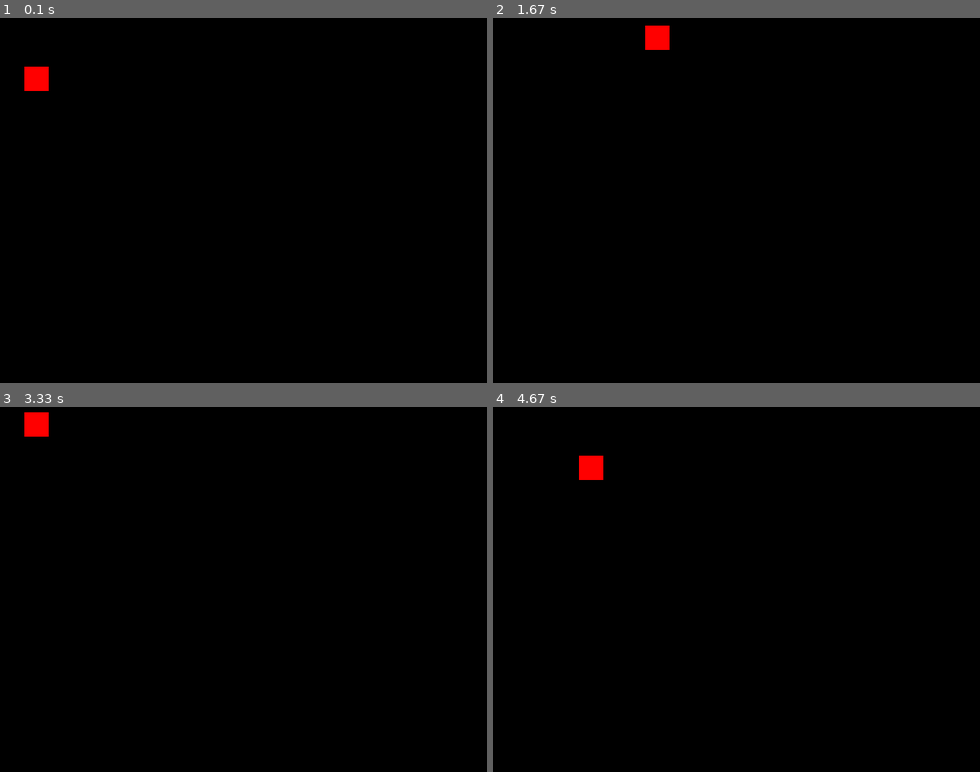
Above: before the commit, frames 1-4 (two rows, left to right).
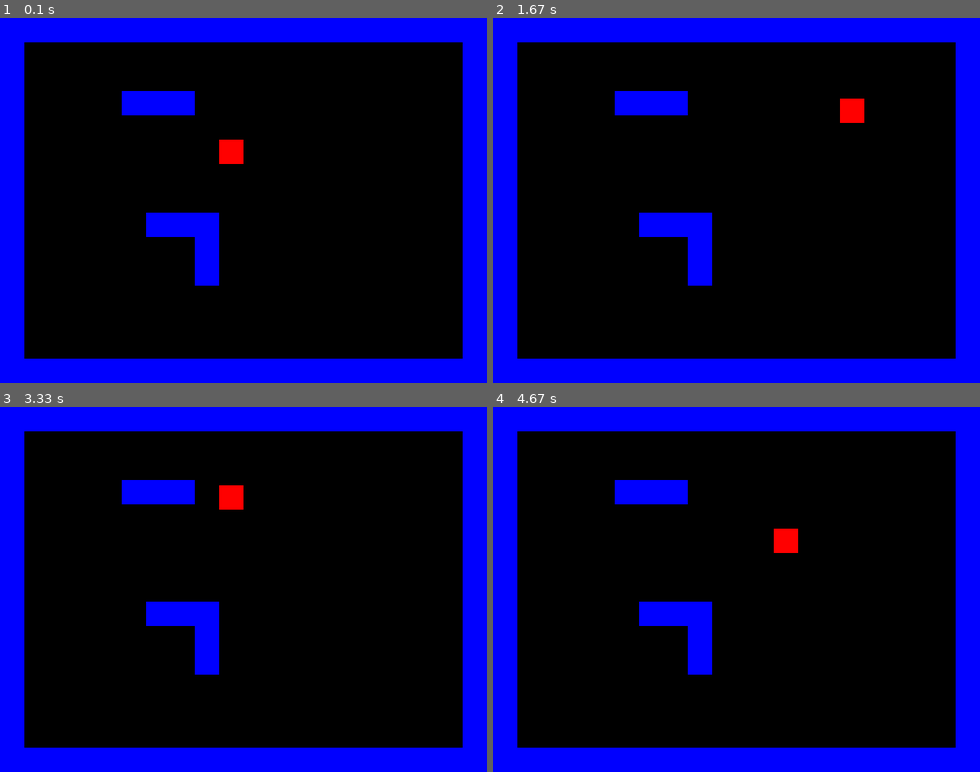
Above: after the commit, the same moments.

Repository: natheus/pygame-RPG-game
Game: pygame game, started from main.py
Two runs of this game, one before a commit and one after it. Both use one fixed random seed, a clock stepped at 60 frames per second and the inputs below.
Inputs:
- Up to frame 1 (0.1 s): no input
- Up to frame 2 (1.67 s): hold Right 0.33-0.8 s; hold Up 0.83-1.13 s; hold Right 1.17-1.63 s
- Up to frame 3 (3.33 s): hold Left 1.67-2.2 s; hold Down 2.23-2.53 s; hold Left 2.57-2.97 s; hold Up from 3 s (still down)
- Up to frame 4 (4.67 s): release Up at 3.37 s; hold Right 3.4-4.03 s; hold Down 4.07-4.43 s; hold Left from 4.47 s (still down)

The runs differ from the first frame. In frame 1, 25% of the frame differs, in the area x 0-100%, y 0-100%; in frame 2, 25%; in frame 3, 25%; in frame 4, 25%.

Commit message:
add tilemap

Diff:
--- a/config.py
+++ b/config.py
@@ -9,6 +9,7 @@
 
 RED = (255, 0, 0)
 BLACK = (0, 0, 0)
+BLUE = (0, 0, 255)
 
 tilemap = [
     'BBBBBBBBBBBBBBBBBBBB',
--- a/main.py
+++ b/main.py
@@ -1,4 +1,3 @@
-from pickle import FALSE
 import pygame
 from sprites import *
 from config import *
@@ -11,6 +10,14 @@
         self.clock = pygame.time.Clock()
         self.running = True
 
+    def createTilemap(self):
+        for i, row in enumerate(tilemap):
+            for j, column in enumerate(row):
+                if column == "B":
+                    Block(self, j, i)
+                if column == "P":
+                    Player(self, j, i)
+
     def new(self):
         # a new game starts
         self.playing = True
@@ -20,7 +27,7 @@
         self.enemies = pygame.sprite.LayeredUpdates()
         self.attacks = pygame.sprite.LayeredUpdates()
 
-        self.player = Player(self, 1, 2)
+        self.createTilemap()
 
     def events(self):
         # game loop events
--- a/sprites.py
+++ b/sprites.py
@@ -2,7 +2,6 @@
 from config import *
 import math
 import random
-
 
 class Player(pygame.sprite.Sprite):
 
@@ -54,11 +53,22 @@
             self.y_change += PLAYER_SPEED
             self.facing = 'down'
 
-
 class Block(pygame.sprite.Sprite):
-
     def __init__(self, game, x, y):
 
         self.game = game
         self._layer = BLOCK_LAYER
         self.groups = self.game.all_sprites, self.game.blocks
+        pygame.sprite.Sprite.__init__(self, self.groups)
+
+        self.x = x * TILESIZE
+        self.y = y * TILESIZE
+        self.width = TILESIZE
+        self.height = TILESIZE
+
+        self.image = pygame.Surface([self.width, self.height])
+        self.image.fill(BLUE)
+
+        self.rect = self.image.get_rect()
+        self.rect.x = self.x
+        self.rect.y = self.y
